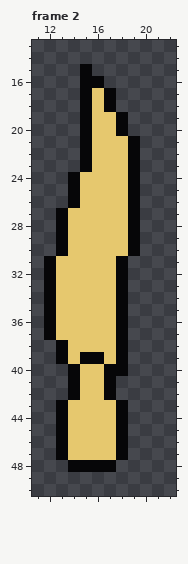
Pixel-art file -- assets/sprites/legval/imperial_dry.ase. The first picture shows the starting point.
32x64 pixels, 6 frames. Shown: frame 2: x 11..22, y 13..50. The old version is drawn lined up with the new one.
The result:
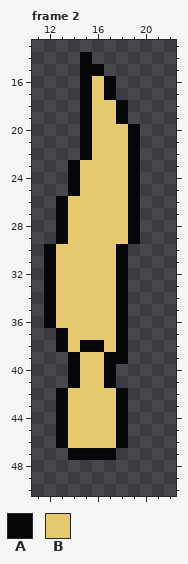
Palette (. is transparent): A #060608  B #e6c86e
Edits made:
whole drawing moved by +0,-11 (the old picture is shown already moved)
Frame 2:
y 14: x 15 . -> A
y 15: x 16 . -> A
y 16: x 16..17 A. -> BA
y 18: x 17..18 A. -> BA
y 20: x 18..19 A. -> BA
y 23: x 14..15 .A -> AB
y 26: x 13..14 .A -> AB
y 30: x 12..13 .A -> AB; x 18..19 BA -> A.
y 37: x 12..13 AB -> .A
y 38: x 15..16 BB -> AA
y 39: x 13..17 ABAAB -> .ABBA
y 40: x 18 A -> .
y 42: x 13..14 .A -> AB; x 17..18 A. -> BA
y 47: x 13..18 ABBBBA -> .AAAA.
y 48: x 14..17 AAAA -> ....
Changed places in both pictures, as pixel boxes (x1, y1, x2, y2):
changed: (44, 52, 140, 256)
changed: (44, 328, 128, 400)
changed: (56, 448, 128, 472)
